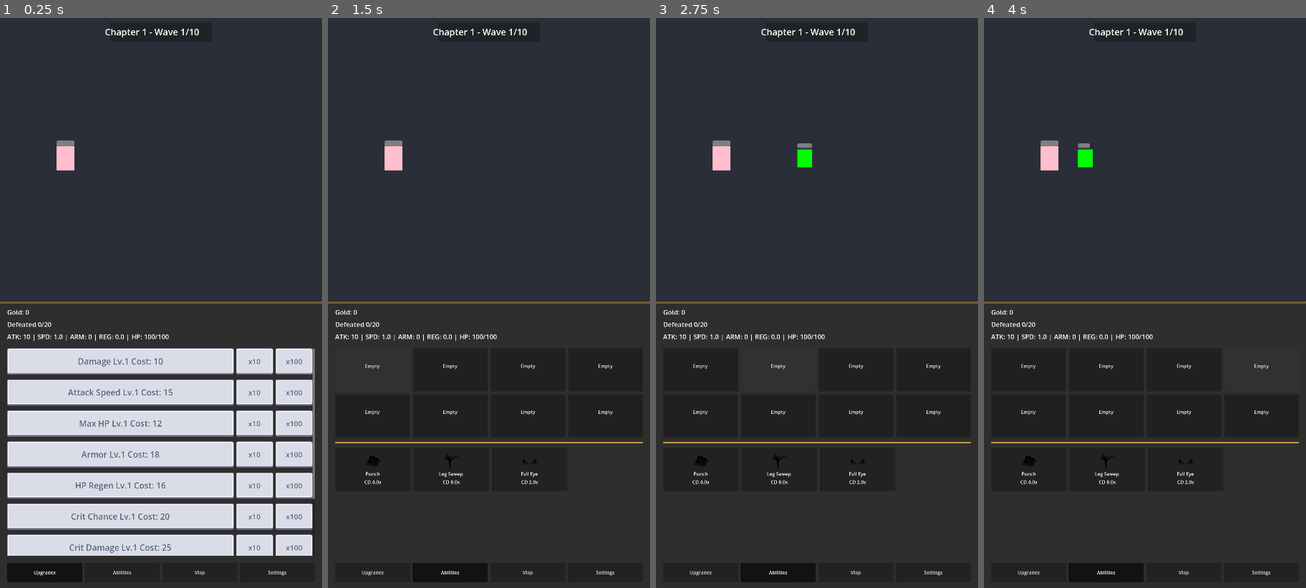
Above: before the commit, frames 1-4 (left to right).
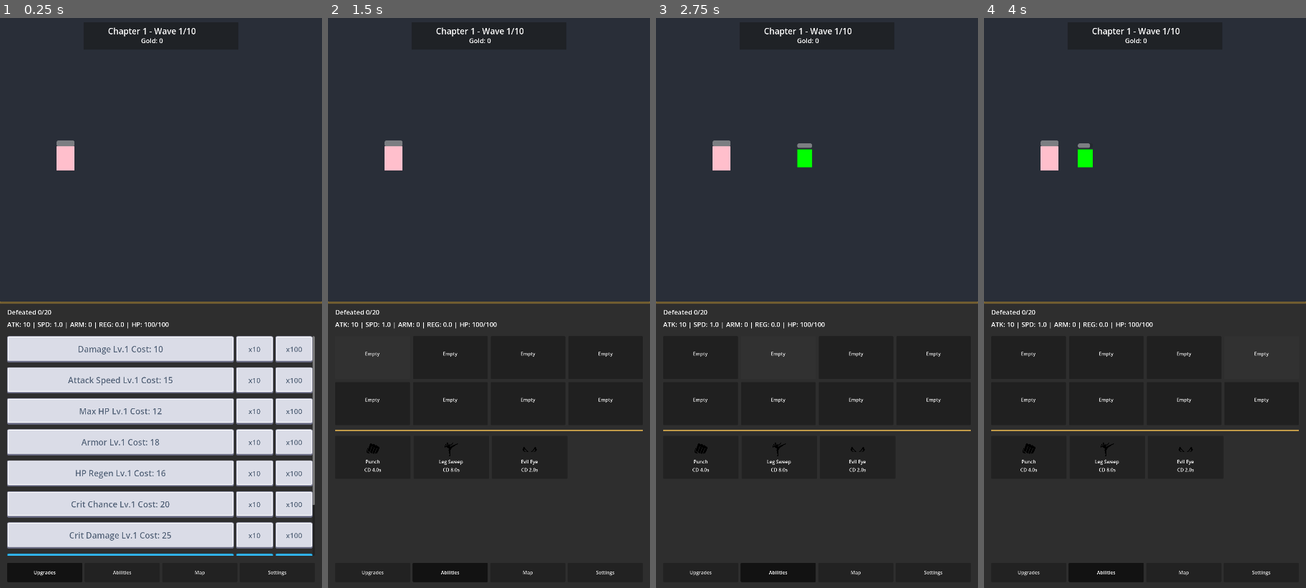
Above: after the commit, the same moments.

Repository: kim-nik/idle-rpg
Game: Godot game, scene res://scenes/Main.tscn
The game is run twice, just before and just after one commit, with the same random seed, the same clock (stepped at 60 frames per second) and the same inputs.
Inputs (mouse positions are in pixels of both pictures, inside the frame that each line leads up to; where the layout moved, square brackets give the same spot in the first picture):
- Up to frame 1 (0.25 s): no input
- Up to frame 2 (1.5 s): click "Debug +100K Gold" at 0.5 s; click (373, 360) [373, 371] at 1.25 s
- Up to frame 3 (2.75 s): click (778, 360) [778, 371] at 2 s
- Up to frame 4 (4 s): click (1183, 360) [1183, 371] at 2.75 s; click (1260, 360) [1260, 371] at 3.5 s

The runs differ from the first frame. In frame 1, 21% of the frame differs, in the area x 2-98%, y 1-95%; in frame 2, 1.8%; in frame 3, 1.8%; in frame 4, 1.8%.

Commit message:
Polish campaign UI styling

Diff:
--- /dev/null
+++ b/resources/kenney_ui_theme.tres
@@ -0,0 +1,110 @@
+[gd_resource type="Theme" format=3]
+
+[ext_resource type="FontFile" path="res://UI_kenney/Font/Kenney Future.ttf" id="1_font"]
+[ext_resource type="Texture2D" path="res://UI_kenney/PNG/Yellow/Default/button_rectangle_depth_gradient.png" id="2_button_normal"]
+[ext_resource type="Texture2D" path="res://UI_kenney/PNG/Yellow/Double/button_rectangle_depth_gradient.png" id="3_button_hover"]
+[ext_resource type="Texture2D" path="res://UI_kenney/PNG/Yellow/Default/button_rectangle_depth_flat.png" id="4_button_pressed"]
+[ext_resource type="Texture2D" path="res://UI_kenney/PNG/Grey/Default/button_rectangle_depth_flat.png" id="5_button_disabled"]
+[ext_resource type="Texture2D" path="res://UI_kenney/PNG/Grey/Double/button_rectangle_depth_gradient.png" id="6_panel"]
+[ext_resource type="Texture2D" path="res://UI_kenney/PNG/Blue/Default/check_square_color_checkmark.png" id="7_toggle_checked"]
+[ext_resource type="Texture2D" path="res://UI_kenney/PNG/Grey/Default/check_square_grey.png" id="8_toggle_unchecked"]
+[ext_resource type="Texture2D" path="res://UI_kenney/PNG/Grey/Default/check_square_grey_checkmark.png" id="9_toggle_checked_disabled"]
+[ext_resource type="Texture2D" path="res://UI_kenney/PNG/Grey/Default/check_square_grey_square.png" id="10_toggle_unchecked_disabled"]
+
+[sub_resource type="StyleBoxTexture" id="StyleBoxTexture_button_normal"]
+content_margin_left = 24.0
+content_margin_top = 18.0
+content_margin_right = 24.0
+content_margin_bottom = 18.0
+texture = ExtResource("2_button_normal")
+texture_margin_left = 12.0
+texture_margin_top = 12.0
+texture_margin_right = 12.0
+texture_margin_bottom = 12.0
+
+[sub_resource type="StyleBoxTexture" id="StyleBoxTexture_button_hover"]
+content_margin_left = 24.0
+content_margin_top = 18.0
+content_margin_right = 24.0
+content_margin_bottom = 18.0
+texture = ExtResource("3_button_hover")
+texture_margin_left = 12.0
+texture_margin_top = 12.0
+texture_margin_right = 12.0
+texture_margin_bottom = 12.0
+
+[sub_resource type="StyleBoxTexture" id="StyleBoxTexture_button_pressed"]
+content_margin_left = 24.0
+content_margin_top = 20.0
+content_margin_right = 24.0
+content_margin_bottom = 16.0
+texture = ExtResource("4_button_pressed")
+texture_margin_left = 12.0
+texture_margin_top = 12.0
+texture_margin_right = 12.0
+texture_margin_bottom = 12.0
+
+[sub_resource type="StyleBoxTexture" id="StyleBoxTexture_button_disabled"]
+content_margin_left = 24.0
+content_margin_top = 18.0
+content_margin_right = 24.0
+content_margin_bottom = 18.0
+texture = ExtResource("5_button_disabled")
+texture_margin_left = 12.0
+texture_margin_top = 12.0
+texture_margin_right = 12.0
+texture_margin_bottom = 12.0
+
+[sub_resource type="StyleBoxTexture" id="StyleBoxTexture_panel"]
+content_margin_left = 28.0
+content_margin_top = 24.0
+content_margin_right = 28.0
+content_margin_bottom = 24.0
+texture = ExtResource("6_panel")
+texture_margin_left = 12.0
+texture_margin_top = 12.0
+texture_margin_right = 12.0
+texture_margin_bottom = 12.0
+
+[resource]
+default_font = ExtResource("1_font")
+Button/colors/font_color = Color(0.12, 0.16, 0.22, 1)
+Button/colors/font_disabled_color = Color(0.31, 0.35, 0.42, 1)
+Button/colors/font_focus_color = Color(0.08, 0.11, 0.17, 1)
+Button/colors/font_hover_color = Color(0.08, 0.11, 0.17, 1)
+Button/colors/font_outline_color = Color(1, 1, 1, 0.75)
+Button/colors/font_pressed_color = Color(0.08, 0.11, 0.17, 1)
+Button/constants/h_separation = 8
+Button/constants/outline_size = 2
+Button/font_sizes/font_size = 22
+Button/styles/disabled = SubResource("StyleBoxTexture_button_disabled")
+Button/styles/focus = SubResource("StyleBoxTexture_button_hover")
+Button/styles/hover = SubResource("StyleBoxTexture_button_hover")
+Button/styles/hover_pressed = SubResource("StyleBoxTexture_button_pressed")
+Button/styles/normal = SubResource("StyleBoxTexture_button_normal")
+Button/styles/pressed = SubResource("StyleBoxTexture_button_pressed")
+CheckButton/colors/font_color = Color(0.12, 0.16, 0.22, 1)
+CheckButton/colors/font_disabled_color = Color(0.31, 0.35, 0.42, 1)
+CheckButton/colors/font_focus_color = Color(0.08, 0.11, 0.17, 1)
+CheckButton/colors/font_hover_color = Color(0.08, 0.11, 0.17, 1)
+CheckButton/colors/font_outline_color = Color(1, 1, 1, 0.75)
+CheckButton/colors/font_pressed_color = Color(0.08, 0.11, 0.17, 1)
+CheckButton/constants/check_v_offset = 0
+CheckButton/constants/h_separation = 14
+CheckButton/constants/outline_size = 2
+CheckButton/font_sizes/font_size = 22
+CheckButton/icons/checked = ExtResource("7_toggle_checked")
+CheckButton/icons/checked_disabled = ExtResource("9_toggle_checked_disabled")
+CheckButton/icons/unchecked = ExtResource("8_toggle_unchecked")
+CheckButton/icons/unchecked_disabled = ExtResource("10_toggle_unchecked_disabled")
+CheckButton/styles/disabled = SubResource("StyleBoxTexture_button_disabled")
+CheckButton/styles/focus = SubResource("StyleBoxTexture_button_hover")
+CheckButton/styles/hover = SubResource("StyleBoxTexture_button_hover")
+CheckButton/styles/hover_pressed = SubResource("StyleBoxTexture_button_pressed")
+CheckButton/styles/normal = SubResource("StyleBoxTexture_button_normal")
+CheckButton/styles/pressed = SubResource("StyleBoxTexture_button_pressed")
+Label/colors/font_color = Color(0.08, 0.11, 0.17, 1)
+Label/colors/font_outline_color = Color(1, 1, 1, 0.55)
+Label/constants/outline_size = 2
+Panel/styles/panel = SubResource("StyleBoxTexture_panel")
+PanelContainer/styles/panel = SubResource("StyleBoxTexture_panel")
--- a/scenes/UI.tscn
+++ b/scenes/UI.tscn
@@ -5,18 +5,7 @@
 [ext_resource type="PackedScene" path="res://scenes/AbilitiesTab.tscn" id="3_abilities"]
 [ext_resource type="PackedScene" path="res://scenes/MapTab.tscn" id="4_map"]
 [ext_resource type="PackedScene" path="res://scenes/SettingsTab.tscn" id="5_settings"]
-
-[sub_resource type="StyleBoxFlat" id="StyleBoxFlat_popup_panel"]
-bg_color = Color(0.12, 0.14, 0.18, 1)
-border_width_left = 2
-border_width_top = 2
-border_width_right = 2
-border_width_bottom = 2
-border_color = Color(0.95, 0.75, 0.32, 0.9)
-corner_radius_top_left = 12
-corner_radius_top_right = 12
-corner_radius_bottom_right = 12
-corner_radius_bottom_left = 12
+[ext_resource type="Theme" path="res://resources/kenney_ui_theme.tres" id="6_theme"]
 
 [node name="UIArea" type="CanvasLayer"]
 script = ExtResource("1_ui")
@@ -25,28 +14,44 @@
 anchors_preset = 10
 anchor_left = 0.5
 anchor_right = 0.5
-offset_left = -170.0
+offset_left = -260.0
 offset_top = 24.0
-offset_right = 170.0
-offset_bottom = 88.0
-grow_horizontal = 2
+offset_right = 260.0
+offset_bottom = 116.0
+grow_horizontal = 2
+theme = ExtResource("6_theme")
 
 [node name="TopWaveLabel" type="Label" parent="TopWaveBanner"]
 anchors_preset = 8
 anchor_left = 0.5
-anchor_top = 0.5
+anchor_top = 0.0
 anchor_right = 0.5
-anchor_bottom = 0.5
-offset_left = -150.0
-offset_top = -18.0
-offset_right = 90.0
-offset_bottom = 18.0
-grow_horizontal = 2
-grow_vertical = 2
+anchor_bottom = 0.0
+offset_left = -220.0
+offset_top = 10.0
+offset_right = 160.0
+offset_bottom = 44.0
+grow_horizontal = 2
 horizontal_alignment = 1
 vertical_alignment = 1
-theme_override_font_sizes/font_size = 30
+theme_override_font_sizes/font_size = 28
 text = "Wave 1"
+
+[node name="GoldLabel" type="Label" parent="TopWaveBanner"]
+anchors_preset = 8
+anchor_left = 0.5
+anchor_top = 0.0
+anchor_right = 0.5
+anchor_bottom = 0.0
+offset_left = -220.0
+offset_top = 46.0
+offset_right = 160.0
+offset_bottom = 76.0
+grow_horizontal = 2
+horizontal_alignment = 1
+vertical_alignment = 1
+theme_override_font_sizes/font_size = 22
+text = "Gold: 0"
 
 [node name="WaveBossButton" type="Button" parent="TopWaveBanner"]
 visible = false
@@ -70,6 +75,7 @@
 offset_top = 960.0
 grow_horizontal = 2
 grow_vertical = 2
+theme = ExtResource("6_theme")
 
 [node name="MarginContainer" type="MarginContainer" parent="Panel"]
 anchors_preset = 15
@@ -95,11 +101,6 @@
 [node name="StatsContainer" type="VBoxContainer" parent="Panel/MarginContainer/Content"]
 layout_mode = 2
 theme_override_constants/separation = 10
-
-[node name="GoldLabel" type="Label" parent="Panel/MarginContainer/Content/StatsContainer"]
-layout_mode = 2
-theme_override_font_sizes/font_size = 22
-text = "Gold: 0"
 
 [node name="WaveLabel" type="Label" parent="Panel/MarginContainer/Content/StatsContainer"]
 layout_mode = 2
@@ -234,7 +235,7 @@
 grow_horizontal = 2
 grow_vertical = 2
 mouse_filter = 1
-theme_override_styles/panel = SubResource("StyleBoxFlat_popup_panel")
+theme = ExtResource("6_theme")
 
 [node name="PopupMargin" type="MarginContainer" parent="PopupOverlay/PopupPanel"]
 layout_mode = 2
--- a/scripts/tests/bootstrap_layout_test.gd
+++ b/scripts/tests/bootstrap_layout_test.gd
@@ -31,6 +31,7 @@
 	var panel = environment.main_scene.get_node_or_null("UIArea/Panel") as Panel
 	var top_wave_banner = environment.main_scene.get_node_or_null("UIArea/TopWaveBanner") as Panel
 	var top_wave_label = environment.main_scene.get_node_or_null("UIArea/TopWaveBanner/TopWaveLabel") as Label
+	var gold_label = environment.main_scene.get_node_or_null("UIArea/TopWaveBanner/GoldLabel") as Label
 	var campaign_status_label = environment.main_scene.get_node_or_null(
 		"UIArea/Panel/MarginContainer/Content/StatsContainer/CampaignStatusLabel"
 	) as Label
@@ -59,6 +60,7 @@
 	_expect(panel != null, "UI panel node is missing", failures)
 	_expect(top_wave_banner != null, "Top wave banner is missing", failures)
 	_expect(top_wave_label != null, "Top wave label is missing", failures)
+	_expect(gold_label != null, "Top banner gold label is missing", failures)
 	_expect(campaign_status_label != null, "Campaign status label is missing", failures)
 	_expect(tab_bar != null, "Tab bar is missing", failures)
 	_expect(upgrades_scroll != null, "Upgrades scroll container is missing", failures)
@@ -75,6 +77,12 @@
 		_expect(is_equal_approx(panel.size.y, 960.0), "UI panel does not fill the bottom half", failures)
 	if top_wave_banner:
 		_expect(top_wave_banner.position.y < 120.0, "Top wave banner should remain near the top of the screen", failures)
+	if top_wave_banner and gold_label:
+		_expect(
+			gold_label.get_parent() == top_wave_banner,
+			"Gold label should live inside the top wave banner",
+			failures
+		)
 
 	var upgrade_container = environment.main_scene.get_node_or_null(
 		"UIArea/Panel/MarginContainer/Content/TabContentContainer/TabViewport/UpgradesScroll/UpgradesTab/UpgradeContainer"
--- a/scripts/ui_controller.gd
+++ b/scripts/ui_controller.gd
@@ -118,7 +118,7 @@
 
 @onready var top_wave_label: Label = $TopWaveBanner/TopWaveLabel
 @onready var wave_boss_button: Button = $TopWaveBanner/WaveBossButton
-@onready var gold_label: Label = $Panel/MarginContainer/Content/StatsContainer/GoldLabel
+@onready var gold_label: Label = $TopWaveBanner/GoldLabel
 @onready var wave_label: Label = $Panel/MarginContainer/Content/StatsContainer/WaveLabel
 @onready var campaign_status_label: Label = $Panel/MarginContainer/Content/StatsContainer/CampaignStatusLabel
 @onready var hero_stats_label: Label = $Panel/MarginContainer/Content/StatsContainer/HeroStatsLabel
Not shown, changed: .gitattributes
Not shown, changed: AGENTS.md
Not shown, added: docs/UI_STYLE_GUIDE.md
